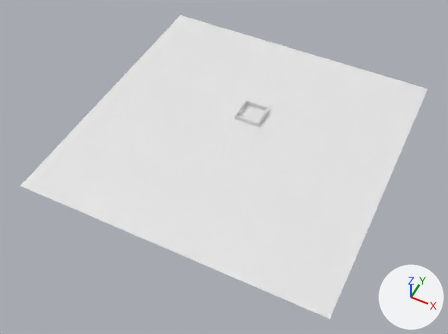
What one commit did to the OBJ model public/assets/scenes/world.obj.
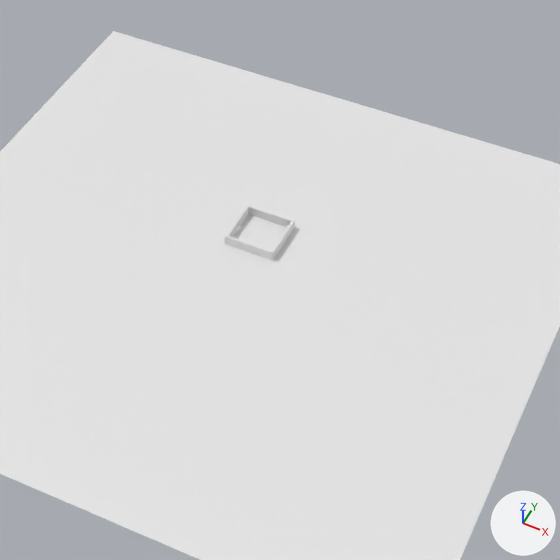
Old and new are each drawn whole from a camera (50 mm lens) standing at (90.5, -197.4, 218.1) and looking at (0.6, -17.5, -6.8) and again close up on the part from 28% to 89% of the width and 0% to 82% of the height. The lights are fixed; the arrows at lower right show +X, +Y and +Z. Materials are left out; every surface is plain grey. Where no turn or scale is listed for an object, it has been applied to the vertices.

Names of what the first close-up shows: 'static_house_Grid.002', 'static_terrain_Grid'.
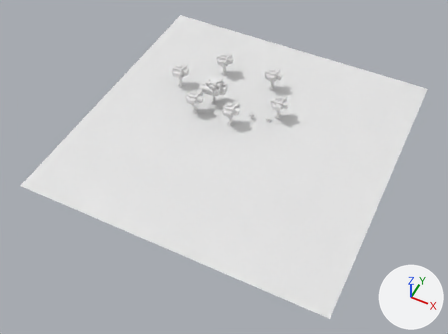
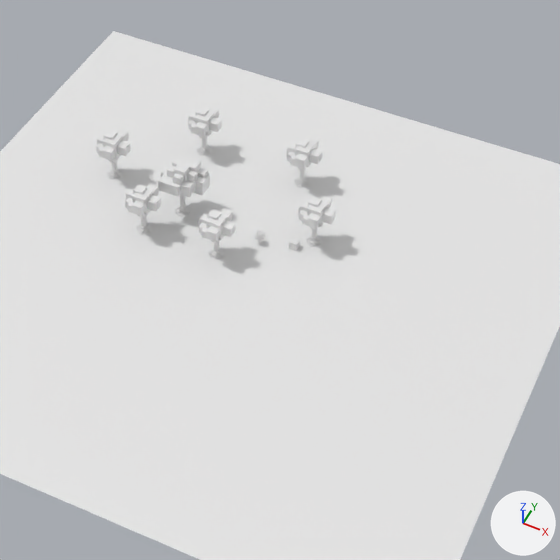
Pixel boxes (x1, y1, x2, y2) of what changed, in the close-ups (560 x 560 px):
'static_house_Grid.002', deleted
    before: (225, 204, 295, 260)
'static_tree_tree3', added
    after: (158, 156, 210, 216)
'static_tree.006_pink_tree1', added
    after: (199, 208, 236, 260)
'static_tree.004_pink_tree1.004', added
    after: (298, 195, 336, 247)
'static_tree.001_pink_tree1.001', added
    after: (125, 183, 161, 234)
'static_tree.003_pink_tree1.003', added
    after: (286, 138, 322, 188)
'static_tree.005_pink_tree1.005', added
    after: (96, 130, 131, 179)
'static_tree.002_pink_tree1.002', added
    after: (188, 107, 222, 156)
'point_npc_Cube.005', added
    after: (289, 238, 300, 251)
'static_tree.007_orange_tree3', added
    after: (255, 232, 265, 244)
'point_spawn_Cube', added
    after: (204, 208, 212, 215)

The change, as a diff of the scene's bpy script:
```diff
--- a/public/assets/scenes/world.obj.py
+++ b/public/assets/scenes/world.obj.py
@@ ob_static_house_grid_002 @@
-ob_static_house_grid_002 = bpy.data.objects.new('static_house_Grid.002', me_static_house_grid_002)
@@ ob_static_tree_tree3 @@
+ob_static_tree_tree3 = bpy.data.objects.new('static_tree_tree3', me_static_tree_tree3)  # 238 vertices, 480 faces; spans x -26.2..-15.2, y 9.7..19.7, z -0.3..15.2
+ob_static_tree_tree3.location = (0.0, 0.0, 0.0)
@@ ob_static_tree_007_orange_tree3 @@
+ob_static_tree_007_orange_tree3 = bpy.data.objects.new('static_tree.007_orange_tree3', me_static_tree_007_orange_tree3)  # 655 vertices, 1314 faces; spans x 0.0..2.2, y 11.74..13.74, z -0.01..3.09
+ob_static_tree_007_orange_tree3.location = (0.0, 0.0, 0.0)
@@ ob_static_tree_006_pink_tree1 @@
+ob_static_tree_006_pink_tree1 = bpy.data.objects.new('static_tree.006_pink_tree1', me_static_tree_006_pink_tree1)  # 384 vertices, 768 faces; spans x -11.22..-2.22, y 0.0..9.0, z -0.19..12.81
+ob_static_tree_006_pink_tree1.location = (0.0, 0.0, 0.0)
@@ ob_static_tree_005_pink_tree1_005 @@
+ob_static_tree_005_pink_tree1_005 = bpy.data.objects.new('static_tree.005_pink_tree1.005', me_static_tree_005_pink_tree1_005)  # 384 vertices, 768 faces; spans x -47.85..-38.85, y 14.8..23.8, z -0.19..12.81
+ob_static_tree_005_pink_tree1_005.location = (0.0, 0.0, 0.0)
@@ ob_static_tree_004_pink_tree1_004 @@
+ob_static_tree_004_pink_tree1_004 = bpy.data.objects.new('static_tree.004_pink_tree1.004', me_static_tree_004_pink_tree1_004)  # 384 vertices, 768 faces; spans x 8.34..17.34, y 14.8..23.8, z -0.19..12.81
+ob_static_tree_004_pink_tree1_004.location = (0.0, 0.0, 0.0)
@@ ob_static_tree_003_pink_tree1_003 @@
+ob_static_tree_003_pink_tree1_003 = bpy.data.objects.new('static_tree.003_pink_tree1.003', me_static_tree_003_pink_tree1_003)  # 384 vertices, 768 faces; spans x -3.17..5.83, y 33.63..42.63, z -0.19..12.81
+ob_static_tree_003_pink_tree1_003.location = (0.0, 0.0, 0.0)
@@ ob_static_tree_002_pink_tree1_002 @@
+ob_static_tree_002_pink_tree1_002 = bpy.data.objects.new('static_tree.002_pink_tree1.002', me_static_tree_002_pink_tree1_002)  # 384 vertices, 768 faces; spans x -31.26..-22.26, y 33.63..42.63, z -0.19..12.81
+ob_static_tree_002_pink_tree1_002.location = (0.0, 0.0, 0.0)
@@ ob_static_tree_001_pink_tree1_001 @@
+ob_static_tree_001_pink_tree1_001 = bpy.data.objects.new('static_tree.001_pink_tree1.001', me_static_tree_001_pink_tree1_001)  # 384 vertices, 768 faces; spans x -31.26..-22.26, y 0.0..9.0, z -0.19..12.81
+ob_static_tree_001_pink_tree1_001.location = (0.0, 0.0, 0.0)
@@ ob_point_spawn_cube @@
+ob_point_spawn_cube = bpy.data.objects.new('point_spawn_Cube', me_point_spawn_cube)  # a box spanning x -15.06..-13.06, y 14.57..16.57, z 0.04..2.04
+ob_point_spawn_cube.location = (0.0, 0.0, 0.0)
@@ ob_point_npc_cube_005 @@
+ob_point_npc_cube_005 = bpy.data.objects.new('point_npc_Cube.005', me_point_npc_cube_005)  # a box spanning x 8.33..10.33, y 14.22..16.22, z 0.04..2.04
+ob_point_npc_cube_005.location = (0.0, 0.0, 0.0)
```
